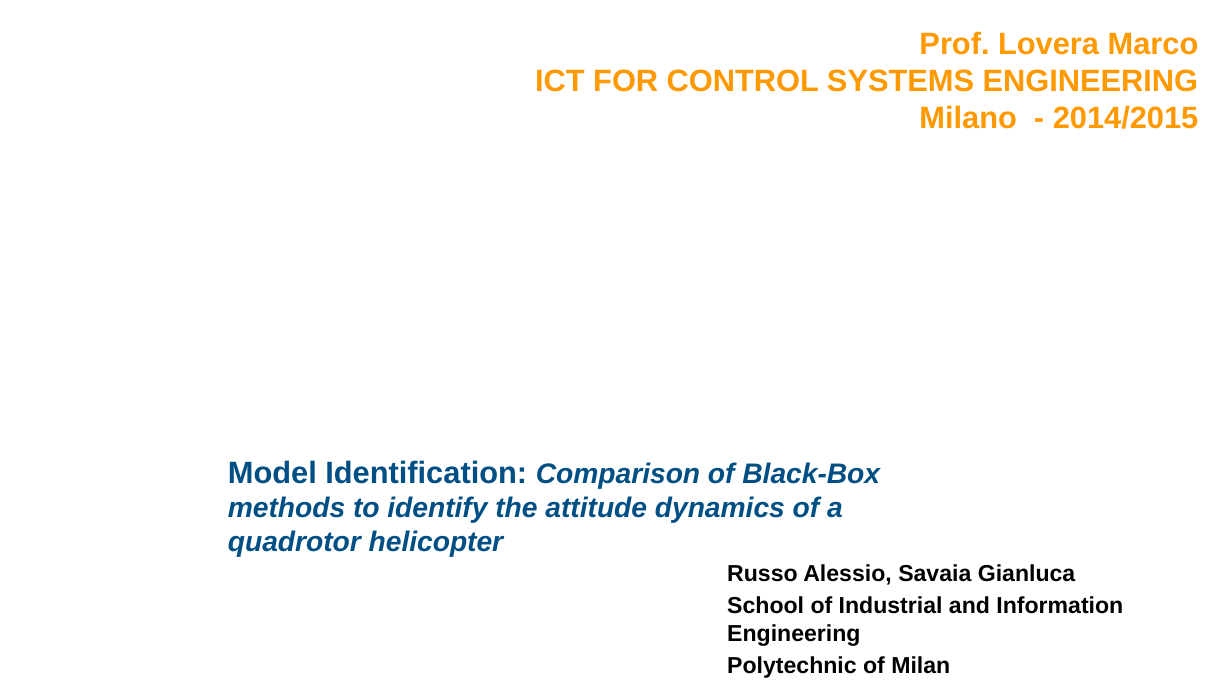
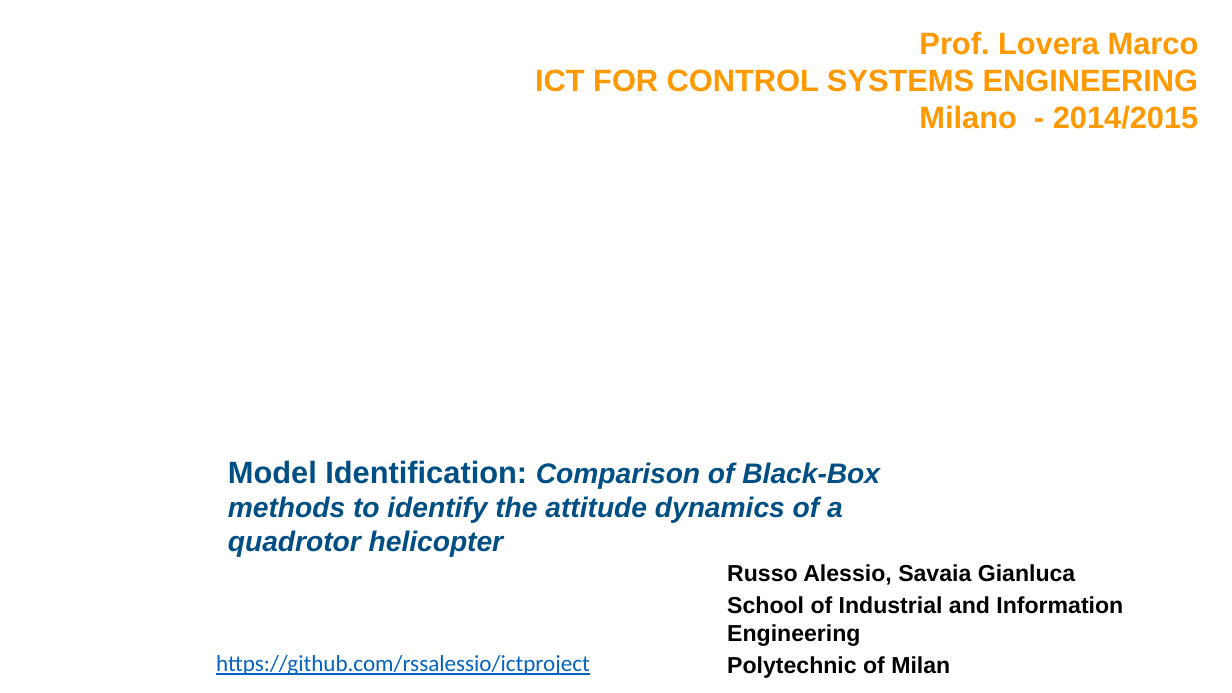
Before and after one commit to rssalessio/BlackBox-Quadrotor-Identification, a slide deck: slide 1 of report/Report.pptx. Drawn at 1232x693 pixels with LibreOffice and Linux fonts; fonts in the diff are those of the drawing; background and template pictures are left out. Boxes give left, top, right and bottom in pixels: in the first picture for what was removed or moved away, otherwise in the second. Text is boxed around its words. In the diff, an @@ line names an element or a change of style, - is before the commit and + after.

```diff
--- a/report/Report.pptx
+++ b/report/Report.pptx
@@ text added at (216,655,590,675), 18 pt, text #0563C1, underline @@
+https://github.com/rssalessio/ictproject
```
Also in this commit, not shown: 4 other slides changed, 4 slides added, 3 other files.
